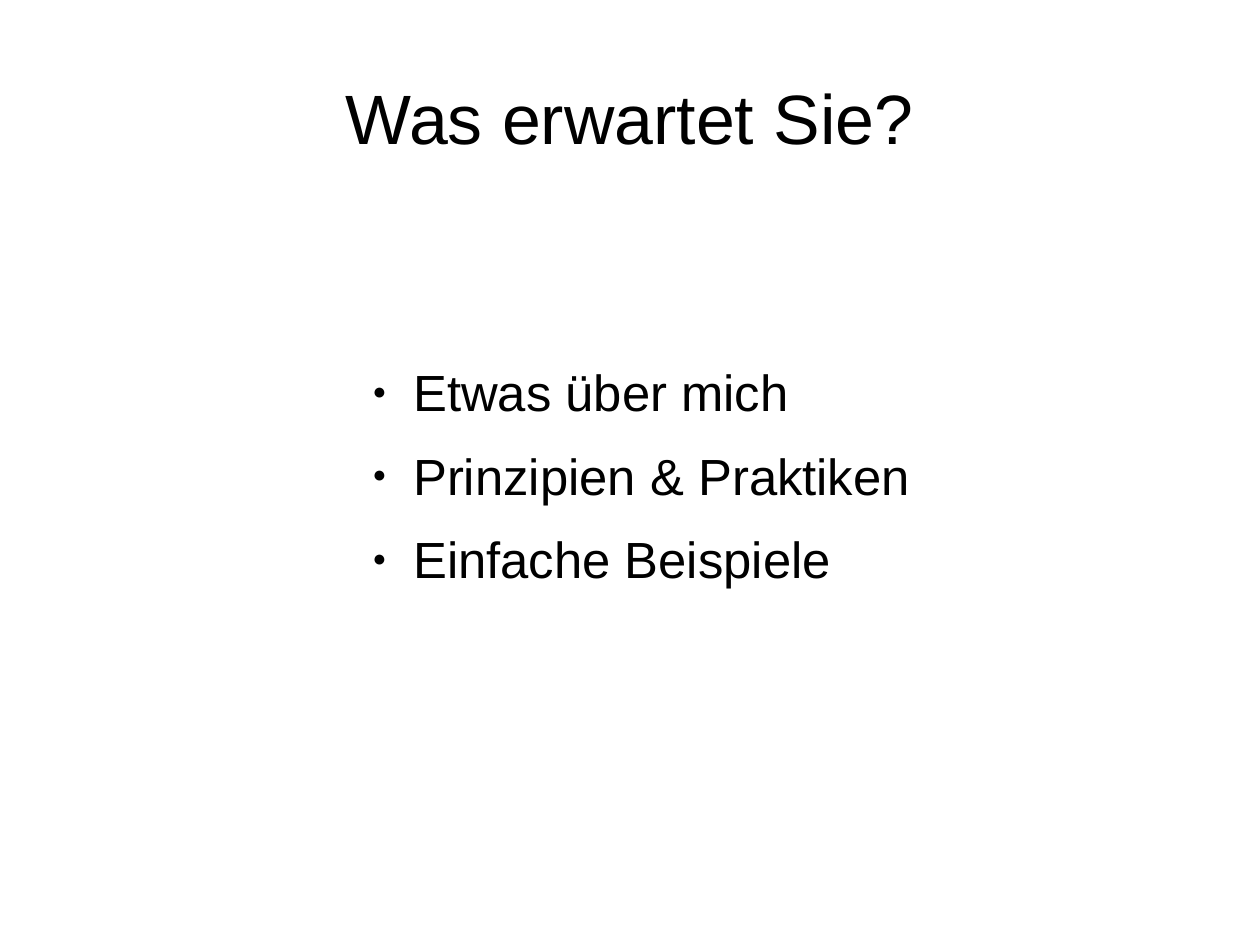
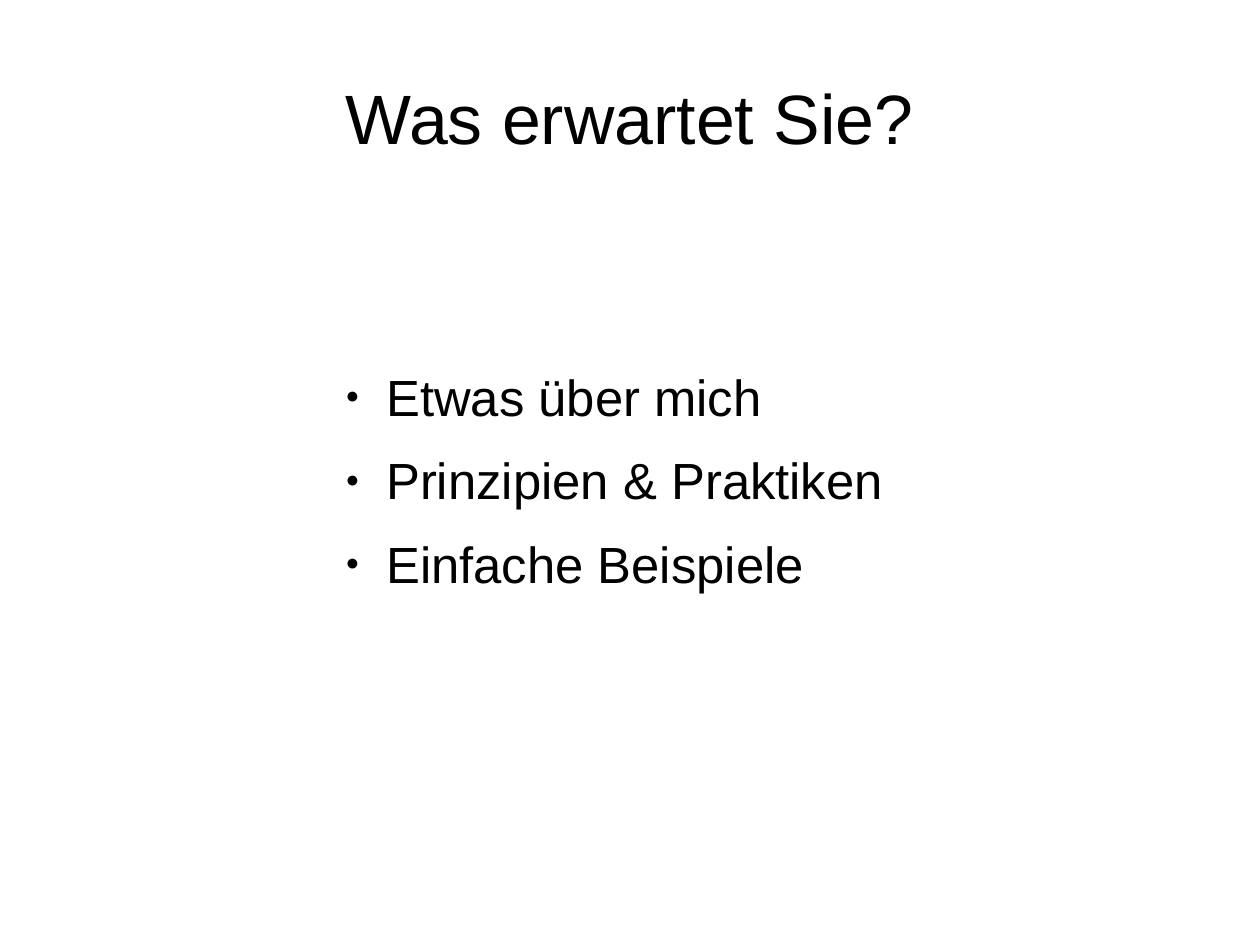
Before and after one commit to Weltraumschaf/Slides, a slide deck: slide 3 of CleanCode/Clean_Code.odp. Drawn at 1260x945 pixels with LibreOffice and Linux fonts; fonts in the diff are those of the drawing. Boxes give left, top, right and bottom in pixels: in the first picture for what was removed or moved away, otherwise in the second. Text is boxed around its words. In the diff, an @@ line names an element or a change of style, - is before the commit and + after.

```diff
--- a/CleanCode/Clean_Code.odp
+++ b/CleanCode/Clean_Code.odp
@@ text "Etwas über mich": place and size @@
-text "Etwas über mich" at [413, 374, 910, 589]
+text "Etwas über mich" at [386, 379, 883, 593]
```
Also in this commit, not shown: 7 other slides changed, 1 other file.
